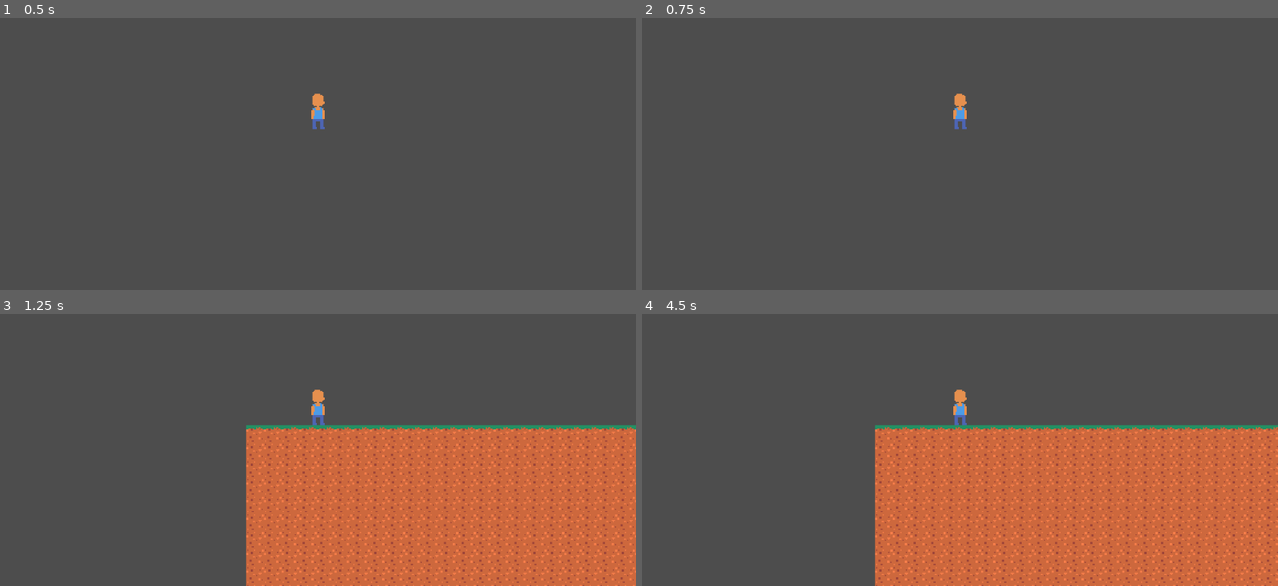
Above: before the commit, frames 1-4 (two rows, left to right).
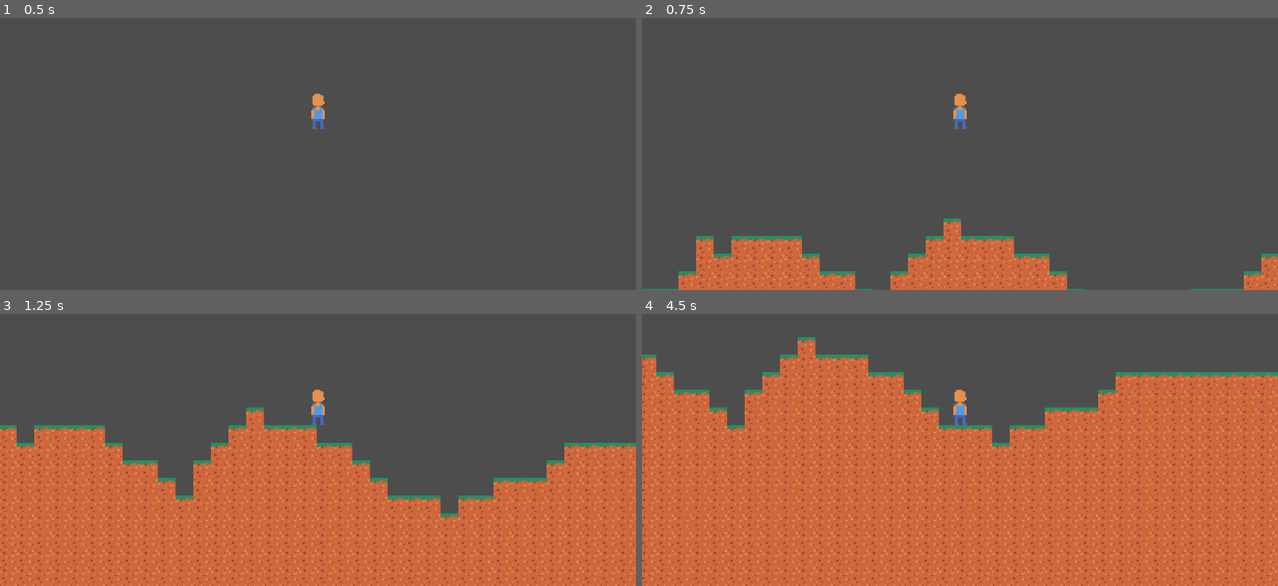
Above: after the commit, the same moments.

Repository: bubbaboogs/smellgrow
Game: Godot game, scene res://node_2d.tscn
The game is run twice, just before and just after one commit, with the same random seed, the same clock (stepped at 60 frames per second) and the same inputs.
Inputs (mouse positions are in pixels of both pictures, inside the frame that each line leads up to):
- Up to frame 1 (0.5 s): no input
- Up to frame 2 (0.75 s): tap Enter at 0.5 s; move the mouse to (1099, 94) at 0.52 s; press the mouse at (1099, 94) at 0.53 s; hold Right (right) from 0.53 s (still down)
- Up to frame 3 (1.25 s): keep holding Right (right); tap Space (jump) at 0.77 s; right-click (457, 390) at 0.8 s
- Up to frame 4 (4.5 s): release Right (right) at 1.25 s; release the mouse at (1099, 390) at 1.25 s; drag from (832, 425) to (928, 479) at 1.27 s; move the mouse to (1023, 327) at 2.02 s; press the mouse at (1023, 327) at 2.03 s; hold Left (left) 2.03-2.75 s; right-click (1023, 327) at 2.3 s; release the mouse at (1023, 327) at 2.75 s; drag from (928, 479) to (769, 354) at 2.77 s; move the mouse to (1150, 460) at 3.52 s; press the mouse at (1150, 460) at 3.53 s; hold Right (right) 3.53-4.25 s; tap Space (jump) at 3.77 s; right-click (1150, 460) at 3.8 s; release the mouse at (1150, 460) at 4.25 s; drag from (769, 354) to (864, 319) at 4.27 s

Frame 1 is identical in both runs. In frame 2, 9.2% of the frame differs, in the area x 0-100%, y 73-100%; in frame 3, 29%; in frame 4, 45%, in the area x 0-100%, y 8-100%.

Commit message:
better terrain gen and tile interaction

Diff:
--- a/character.tscn
+++ b/character.tscn
@@ -3,7 +3,7 @@
 [ext_resource type="Texture2D" uid="uid://brfqj4osprel0" path="res://sprites/char.png" id="1_od3bu"]
 
 [sub_resource type="RectangleShape2D" id="RectangleShape2D_bq0pr"]
-size = Vector2(24, 64)
+size = Vector2(24, 62)
 
 [node name="Character" type="CharacterBody2D"]
 
@@ -12,6 +12,7 @@
 texture = ExtResource("1_od3bu")
 
 [node name="CollisionShape2D" type="CollisionShape2D" parent="."]
+position = Vector2(0, 1)
 shape = SubResource("RectangleShape2D_bq0pr")
 
 [node name="Camera2D" type="Camera2D" parent="."]
--- a/node_2d.tscn
+++ b/node_2d.tscn
@@ -6,7 +6,9 @@
 [ext_resource type="Script" path="res://scripts/terrain_generation.gd" id="4_xj770"]
 
 [sub_resource type="FastNoiseLite" id="FastNoiseLite_wnf7e"]
-noise_type = 3
+noise_type = 2
+frequency = 1.0
+cellular_jitter = 2.0
 
 [node name="Node2D" type="Node2D"]
 
@@ -16,11 +18,13 @@
 jump_speed = -800
 friction = 0.119
 
+[node name="Terrain" type="Node2D" parent="." node_paths=PackedStringArray("player", "tilemap")]
+script = ExtResource("4_xj770")
+player = NodePath("../Character")
+new_chunk_load = true
+tilemap = NodePath("../TileMapLayer")
+noise = SubResource("FastNoiseLite_wnf7e")
+
 [node name="TileMapLayer" type="TileMapLayer" parent="."]
 scale = Vector2(2, 2)
 tile_set = ExtResource("4_vift2")
-
-[node name="Terrain" type="Node2D" parent="." node_paths=PackedStringArray("tilemap")]
-script = ExtResource("4_xj770")
-tilemap = NodePath("../TileMapLayer")
-noise = SubResource("FastNoiseLite_wnf7e")
--- a/project.godot
+++ b/project.godot
@@ -14,6 +14,10 @@
 run/main_scene="res://node_2d.tscn"
 config/features=PackedStringArray("4.3", "Forward Plus")
 config/icon="res://icon.svg"
+
+[global_group]
+
+tiles=""
 
 [input]
 
--- a/scripts/player.gd
+++ b/scripts/player.gd
@@ -5,7 +5,8 @@
 @export var gravity = 4000
 @export_range(0.0, 1.0) var friction = 0.1
 @export_range(0.0 , 1.0) var acceleration = 0.25
-const TILE_SIZE = 1
+const TILE_SIZE = 16
+@export var reach = 100
 
 func _physics_process(delta: float) -> void:
 	velocity.y += gravity * delta
@@ -24,17 +25,26 @@
 	if tile.has_method("_on_tile_action"):
 		tile._on_tile_action(action)
 
-func _on_input(event: InputEvent):
+func _input(event: InputEvent) -> void:
 	if event.is_action_pressed("break"):
 		var tile = get_tile_at_mouse()
 		if tile:
 			interact_with_tile(tile, "break")
+	elif event.is_action_pressed("right_click"):
+		var tile = get_tile_at_mouse()
+		if tile:
+			interact_with_tile(tile, "right_click")
 
 func get_tile_at_mouse() -> Node:
 	var mouse_pos = get_global_mouse_position()
-	var tile = get_tree().get_nodes_in_group("tiles").filter(
-	func(node):
-		return node.global_position.distance_to(mouse_pos) < TILE_SIZE
-)[0] if get_tree().get_nodes_in_group("tiles").size() > 0 else null
+	var tiles = get_tree().get_nodes_in_group("tiles").filter(
+		func(node):
+			var tile_distance = node.global_position.distance_to(global_position)
+			return tile_distance <= reach and node.global_position.distance_to(mouse_pos) < (TILE_SIZE * 1.4)
+	)
 
-	return tile
+	# Check if the array is empty before accessing it
+	if tiles.size() > 0:
+		return tiles[0]
+	else:
+		return null  # No tile found
--- a/scripts/terrain_generation.gd
+++ b/scripts/terrain_generation.gd
@@ -7,6 +7,12 @@
 const SCALE = 10.0        # Noise scale for terrain variation
 const DIRT_LAYER = 5      # Depth of dirt above stone
 const ORE_FREQUENCY = 0.1 # Ore spawn frequency
+const CHUNK_SIZE = 16
+const TILE_SIZE = 16  # Assuming each tile is 16x16 pixels
+@export var chunk_load_radius = 2  # Number of chunks to load around the player
+@export var seed: int
+@export var player: CharacterBody2D
+@export var new_chunk_load = false
 
 # Reference to the TileMap node
 @export var tilemap: TileMapLayer
@@ -22,10 +28,21 @@
 const SOURCE_ID = 0
 
 func _ready():
-	generate_terrain()
+	generate_seed()
+	if new_chunk_load:
+		var player_position = player.position  # Replace with actual player position
+		generate_terrain_around_player(player_position)
+	else:
+		generate_terrain()
+
+func _process(delta: float):
+	if(new_chunk_load):
+		var player_position = player.position  # Replace with actual player position
+		generate_terrain_around_player(player_position)
 
 # Function to generate the terrain
 func generate_terrain():
+	noise.seed = seed
 	for x in range(WORLD_WIDTH):
 		# Create terrain height based on noise
 		var height = TERRAIN_HEIGHT + int(noise.get_noise_2d(x / SCALE, 0) * 10)  # Create terrain height
@@ -37,3 +54,30 @@
 				tilemap.set_cell(Vector2i(x, y), SOURCE_ID, Vector2i(0, 0), TILE_DIRT)  # Place dirt below grass
 			else:
 				tilemap.set_cell(Vector2i(x, y), TILE_AIR)  # Air above ground
+
+# Function to generate a single chunk of terrain
+func generate_chunk(chunk_pos: Vector2i):
+	var start_x = chunk_pos.x * CHUNK_SIZE
+	var start_y = chunk_pos.y * CHUNK_SIZE
+
+	for x in range(start_x, start_x + CHUNK_SIZE):
+		var height = TERRAIN_HEIGHT + int(noise.get_noise_2d(x / SCALE, 0) * 10)
+		for y in range(start_y, start_y + CHUNK_SIZE):
+			if y == height:
+				tilemap.set_cell(Vector2i(x, y), SOURCE_ID, Vector2i(0, 0), TILE_GRASS)
+			elif y > height and y > height - DIRT_LAYER:
+				tilemap.set_cell(Vector2i(x, y), SOURCE_ID, Vector2i(0, 0), TILE_DIRT)
+			else:
+				tilemap.set_cell(Vector2i(x, y), TILE_AIR)
+
+# Function to generate terrain around player
+func generate_terrain_around_player(player_position: Vector2):
+	var player_chunk_x = int(player_position.x / (CHUNK_SIZE * TILE_SIZE))
+	var player_chunk_y = int(player_position.y / (CHUNK_SIZE * TILE_SIZE))
+
+	for chunk_x in range(player_chunk_x - chunk_load_radius, player_chunk_x + chunk_load_radius + 1):
+		for chunk_y in range(player_chunk_y - chunk_load_radius, player_chunk_y + chunk_load_radius + 1):
+			generate_chunk(Vector2i(chunk_x, chunk_y))
+
+func generate_seed():
+	seed = randi()
--- a/tiles/dirt.tscn
+++ b/tiles/dirt.tscn
@@ -6,7 +6,7 @@
 [sub_resource type="RectangleShape2D" id="RectangleShape2D_6w52b"]
 size = Vector2(16, 16)
 
-[node name="Dirt" type="StaticBody2D"]
+[node name="Dirt" type="StaticBody2D" groups=["tiles"]]
 script = ExtResource("1_ysho6")
 
 [node name="Sprite2D" type="Sprite2D" parent="."]
--- a/tiles/grass.tscn
+++ b/tiles/grass.tscn
@@ -6,7 +6,7 @@
 [sub_resource type="RectangleShape2D" id="RectangleShape2D_6w52b"]
 size = Vector2(16, 16)
 
-[node name="Grass" type="StaticBody2D"]
+[node name="Grass" type="StaticBody2D" groups=["tiles"]]
 script = ExtResource("1_nsm50")
 
 [node name="Sprite2D" type="Sprite2D" parent="."]
